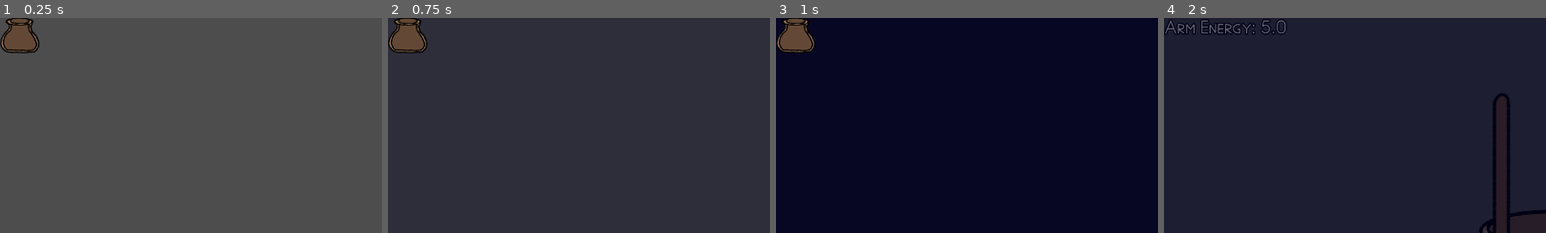
Above: before the commit, frames 1-4 (left to right).
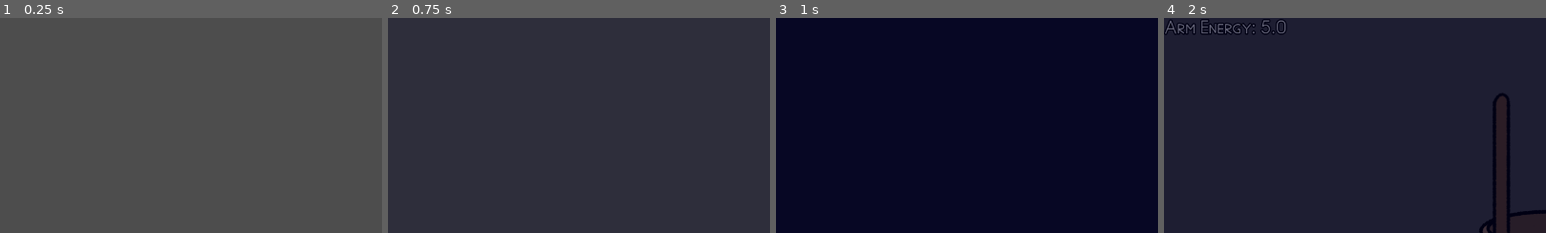
Above: after the commit, the same moments.

Repository: HauntedBees/olympus-mountain-creamery
Game: Godot game, scene res://game_scenes/02_outside/outside.tscn
The game is run twice, just before and just after one commit, with the same random seed, the same clock (stepped at 60 frames per second) and the same inputs. This scene is started directly instead of the project's main scene.
Inputs (mouse positions are % of the whole screen's width and height, from its top left):
- Up to frame 1 (0.25 s): no input
- Up to frame 2 (0.75 s): tap Enter at 0.5 s; move the mouse to (72, 45) at 0.52 s; hold Z (button_one) from 0.53 s (still down); click (72, 45) at 0.67 s
- Up to frame 3 (1 s): keep holding Z (button_one)
- Up to frame 4 (2 s): move the mouse to (30, 55) at 1.27 s; release Z (button_one) at 1.28 s; tap X (button_two) at 1.35 s; click (30, 55) at 1.42 s
The pictures show only the part of the screen within x 0-50%, y 0-50%; the shares and areas given below are measured in that part.

The runs differ from the first frame. In frame 1, 0.6% of the frame differs, in the area x 0-11%, y 0-17%; in frame 2, 1.3%; in frame 3, 1.2%; in frame 4, nothing differs.

Commit message:
missing yogurt bug fix

Diff:
--- a/game_scenes/01_make_yog/states/fill_jars.gd
+++ b/game_scenes/01_make_yog/states/fill_jars.gd
@@ -63,6 +63,8 @@
 	_make_yog.info_label.text = "Milk Remaining: %.1fτ" % _pot.amount
 
 func _finish_pouring() -> void:
+	if _current_jar:
+		_yog_jars.append(_current_jar)
 	Player.data.yogurts.append_array(_yog_jars)
 	change_scene.emit("res://game_scenes/02_outside/outside.tscn")
 
--- a/game_scenes/02_outside/outside.tscn
+++ b/game_scenes/02_outside/outside.tscn
@@ -1,8 +1,7 @@
-[gd_scene load_steps=4 format=3 uid="uid://ba5oef6kaft2k"]
+[gd_scene load_steps=3 format=3 uid="uid://ba5oef6kaft2k"]
 
 [ext_resource type="Script" path="res://game_scenes/02_outside/outside.gd" id="1_6smvh"]
 [ext_resource type="PackedScene" uid="uid://bnurmvdujjqn1" path="res://game_scenes/02_outside/action_prompt.tscn" id="1_yp2mu"]
-[ext_resource type="PackedScene" uid="uid://onydyldr07sm" path="res://game_scenes/01_make_yog/yog_jar.tscn" id="3_u2bge"]
 
 [node name="Outside" type="Control"]
 layout_mode = 3
@@ -101,11 +100,3 @@
 offset_right = 666.0
 grow_vertical = 2
 columns = 8
-
-[node name="Control" type="Control" parent="Yogurts"]
-custom_minimum_size = Vector2(68, 59)
-layout_mode = 2
-
-[node name="YogJar" parent="Yogurts/Control" instance=ExtResource("3_u2bge")]
-layout_mode = 1
-scale = Vector2(0.5, 0.5)
